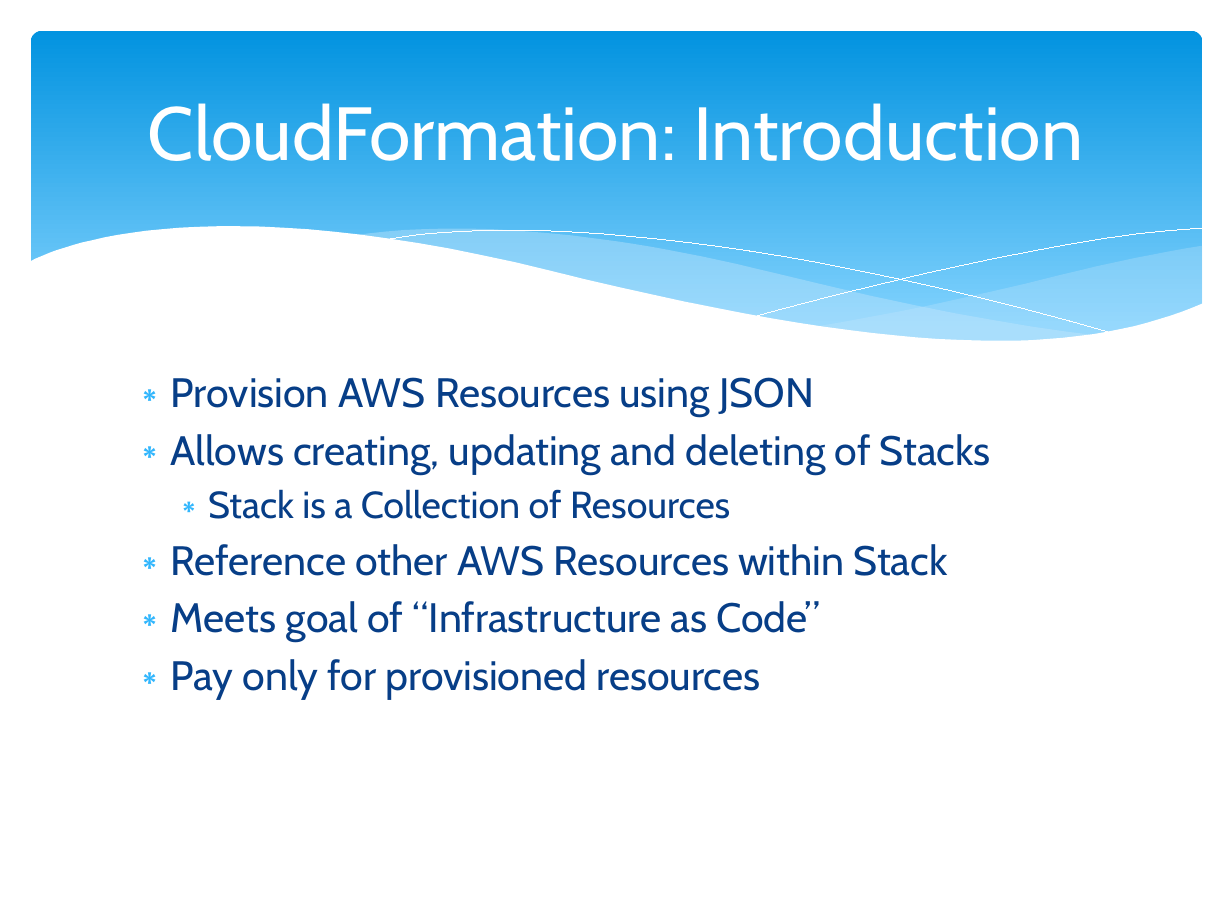
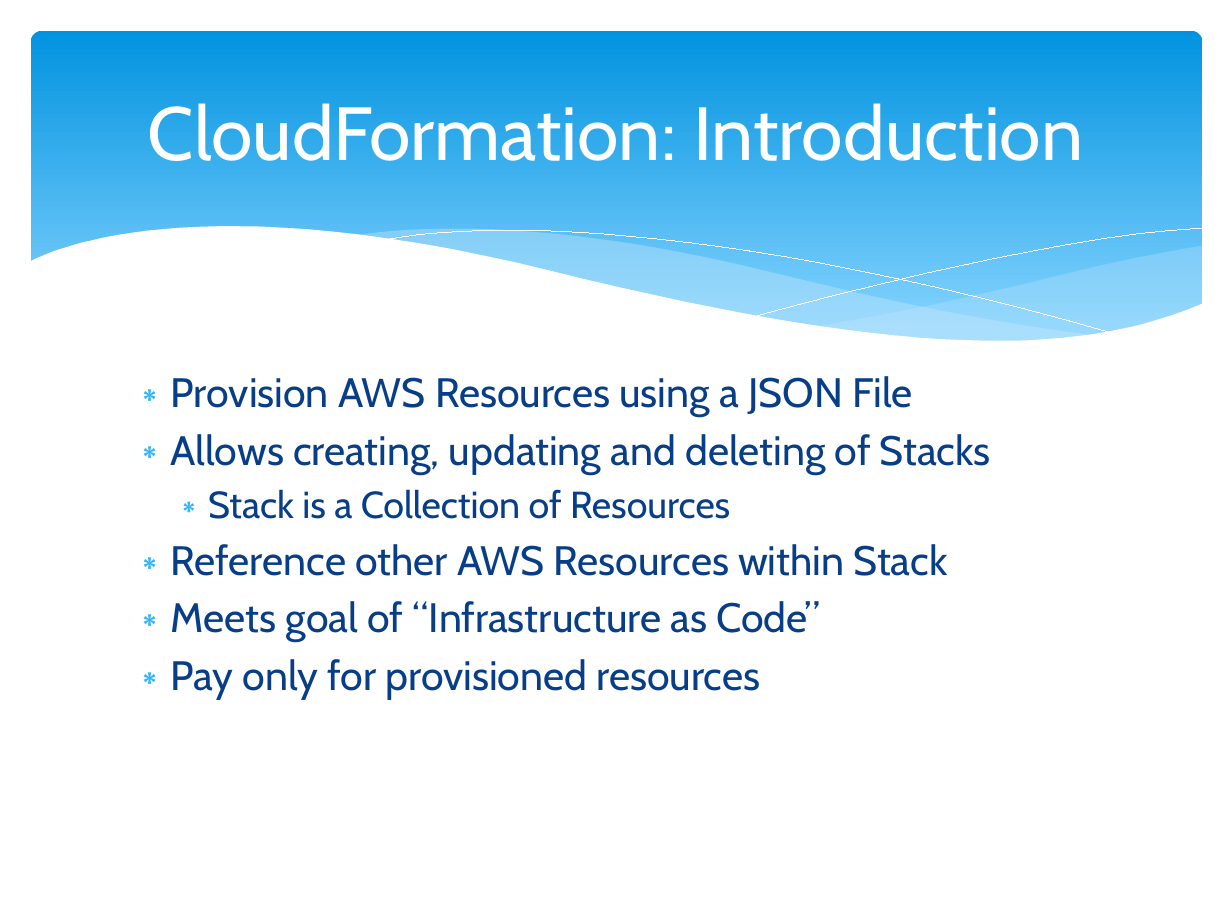
Before and after one commit to cloudavail/awstraining, a slide deck: slide 3 of aws-cloudformation/aws-cloudformation.pptx. Drawn at 1232x924 pixels with LibreOffice and Linux fonts; fonts in the diff are those of the drawing. Boxes give left, top, right and bottom in pixels: in the first picture for what was removed or moved away, otherwise in the second. Text is boxed around its words. In the diff, an @@ line names an element or a change of style, - is before the commit and + after.

```diff
--- a/aws-cloudformation/aws-cloudformation.pptx
+++ b/aws-cloudformation/aws-cloudformation.pptx
@@ text at <box>171,376,912,417</box>: text changed @@
-∗ Provision AWS Resources using JSON
+∗ Provision AWS Resources using a JSON File
```
Also in this commit, not shown: 2 other slides changed, 2 other files.
